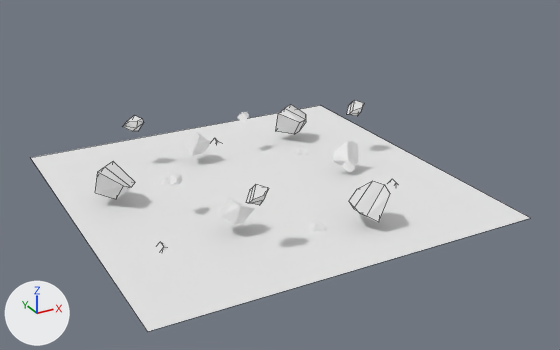
Two versions of the Blender file Assets/Objects/Characters/Earth Mage/earth_mage_aura.blend, one commit apart.
The view is the same before and after, from a 50 mm camera at (-8.73, -17.03, 9.82) aimed at (0.33, -0.57, 1.59). The axes (+X, +Y, +Z) are drawn at lower left. The lights are the same throughout. Mesh edges are drawn as thin lines on the coarser meshes.

Names of what the first picture shows: 'Plane', 'inner', 'outter'.
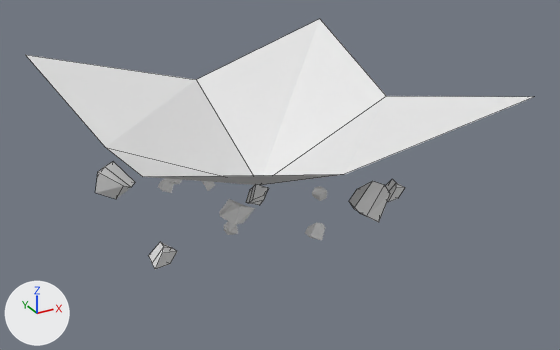
The edits, one by one:
me_plane has 4 vertices, 1 face and spans x -1.0..1.0, y -1.0..1.0, z 0.0.
me_plane is used by ob_plane; location (0.0, 0.0, 1.13); scale (4.97, 4.97, 4.97).
Verts and faces of me_plane; kept vertices keep their numbers, new ones are numbered from 4.
Before the commit, vertices of me_plane: 0 (-1.0, -1.0, 0.0) at pixel (147, 331), 1 (1.0, -1.0, 0.0) at pixel (530, 218), 2 (-1.0, 1.0, 0.0) at pixel (30, 157), 3 (1.0, 1.0, 0.0) at pixel (320, 105).
Part 1, on me_plane:
Vertices deleted: 0 to 3 (with the faces that use them).
New vertex 4 is at (-1.17, -1.17, 0.97), pixel (142, 176).
New vertex 5 is at (1.17, -1.17, 0.97), pixel (534, 96).
New vertex 6 is at (-1.17, 1.17, 0.97), pixel (25, 54).
New vertex 7 is at (1.17, 1.17, 0.97), pixel (319, 18).
New vertex 8 is at (-1.0, 0.0, 0.59), pixel (105, 147).
New vertex 9 is at (1.0, 0.0, 0.59), pixel (386, 96).
New vertex 10 is at (0.0, -1.0, 0.59), pixel (344, 174).
New vertex 11 is at (0.0, 1.0, 0.59), pixel (196, 79).
New vertex 12 is at (0.0, 0.0, 0.0), pixel (259, 185).
New faces: (7, 11, 12, 9), (5, 9, 12, 10), (4, 10, 12, 8), (6, 8, 12, 11).
Object 'Plane' (ob_plane) is rescaled from (4.97, 4.97, 4.97) to (4.09, 4.09, 3.19).

What differs and where, as boxes [x1, y1, x2, y2] in the pictures (560 x 350 px):
'Plane', reshaped, rescaled (27% shorter)
    before: [31, 105, 530, 332]
    after: [26, 19, 533, 185]
